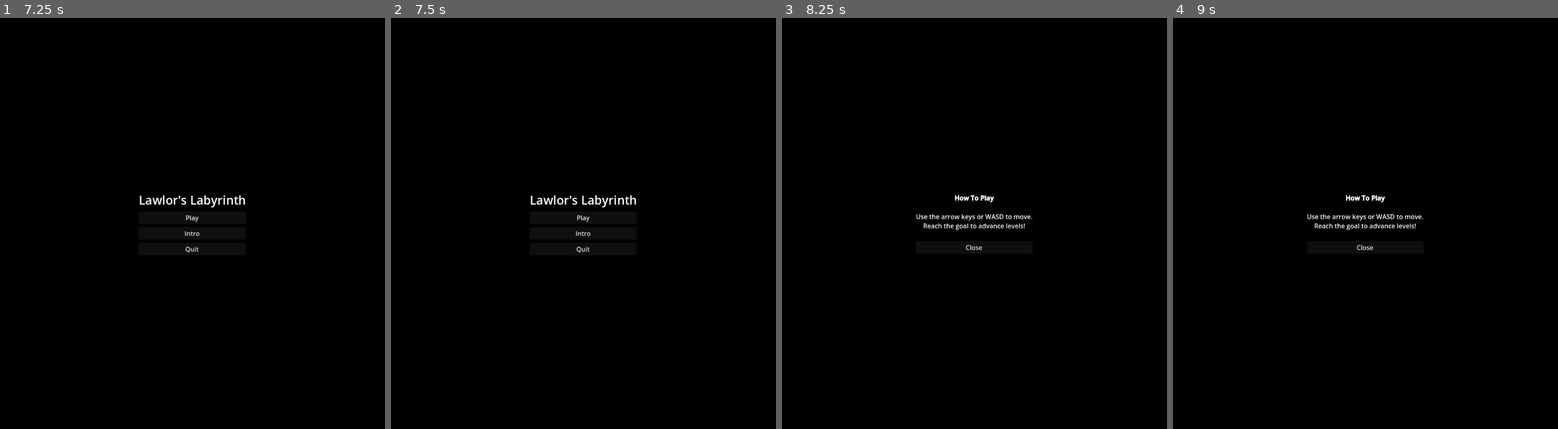
Above: before the commit, frames 1-4 (left to right).
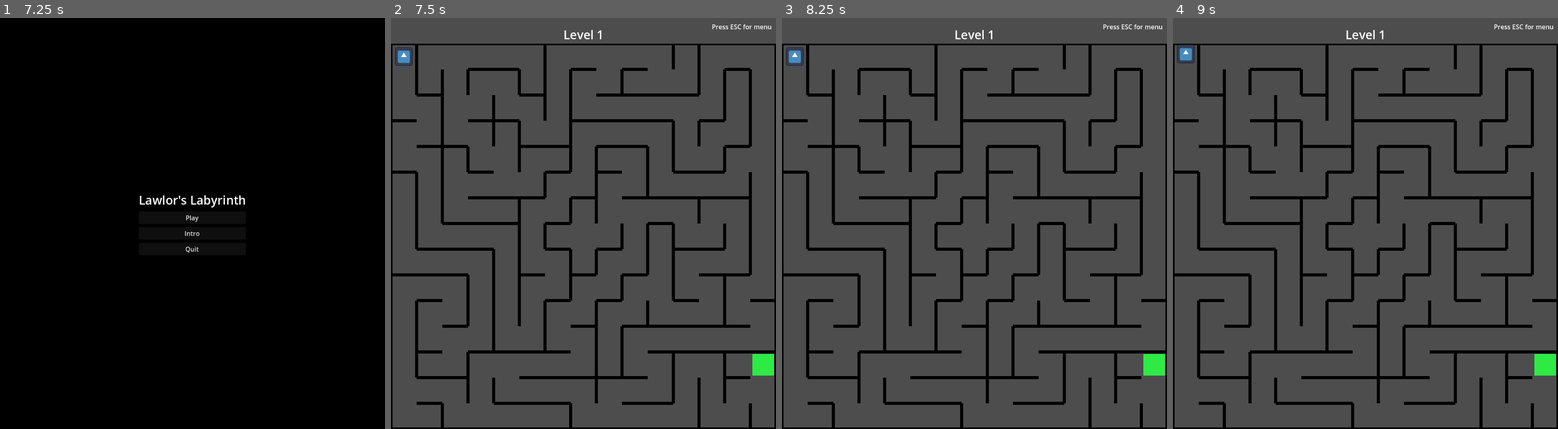
Above: after the commit, the same moments.

Repository: gkim14/CS471_LawlorsLabyrinth
Game: Godot game, scene res://scenes/StartScreen.tscn
Two runs of this game, one before a commit and one after it. Both use one fixed random seed, a clock stepped at 60 frames per second and the inputs below. The engine's default icon, where the game draws it, is replaced by a stand-in: a white triangle on a blue panel in a dark square.
Inputs (mouse positions are in pixels of both pictures, inside the frame that each line leads up to):
- Up to frame 1 (7.25 s): click "Play" at 0.5 s; tap Enter at 1.25, 3.5, 5 s; hold D (right) 1.28-2.03 s; tap Space at 2, 4.25 s; hold S (down) 2.03-2.78 s; hold D (right) 2.78-3.53 s; hold W (up) 3.53-4.28 s; hold A (left) 4.28-5.78 s; hold S (down) 5.78-6.53 s; hold D (right) from 6.53 s (still down)
- Up to frame 2 (7.5 s): release D (right) at 7.25 s; click "Play" at 7.25 s
- Up to frame 3 (8.25 s): click (974, 231) at 8 s, where only the run before the commit has a clickable "Intro"
- Up to frame 4 (9 s): tap Space at 8.75 s; hold W (up) from 8.78 s (still down)

Frame 1 is identical in both runs. In frame 2, 89% of the frame differs, in the area x 0-100%, y 0-100%; in frame 3, 89%; in frame 4, 89%.

Commit message:
fixed game over flag

Diff:
--- a/scripts/start_screen.gd
+++ b/scripts/start_screen.gd
@@ -10,6 +10,7 @@
 	quit_button.pressed.connect(_on_quit_pressed)
 
 func _on_play_pressed():
+	Global.game_over = false
 	get_tree().change_scene_to_file("res://scenes/Main.tscn")
 
 func _on_tutorial_pressed():
